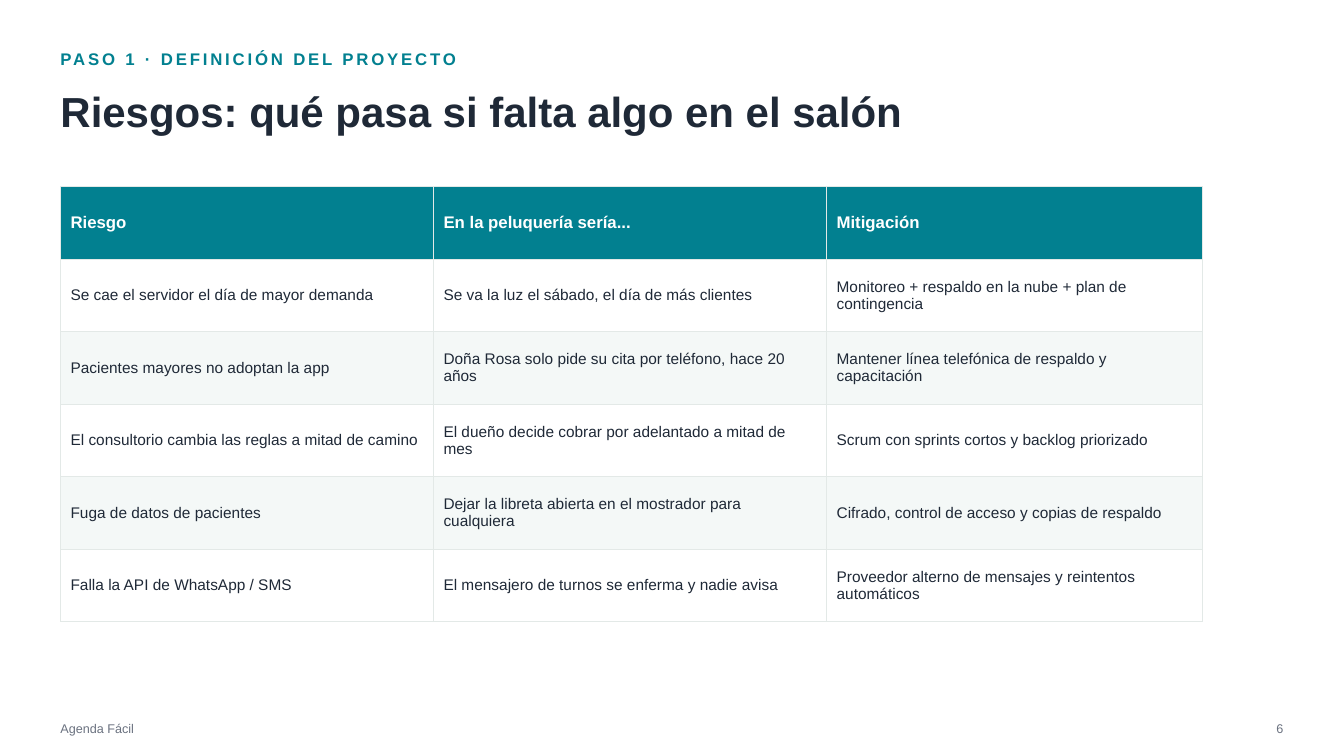
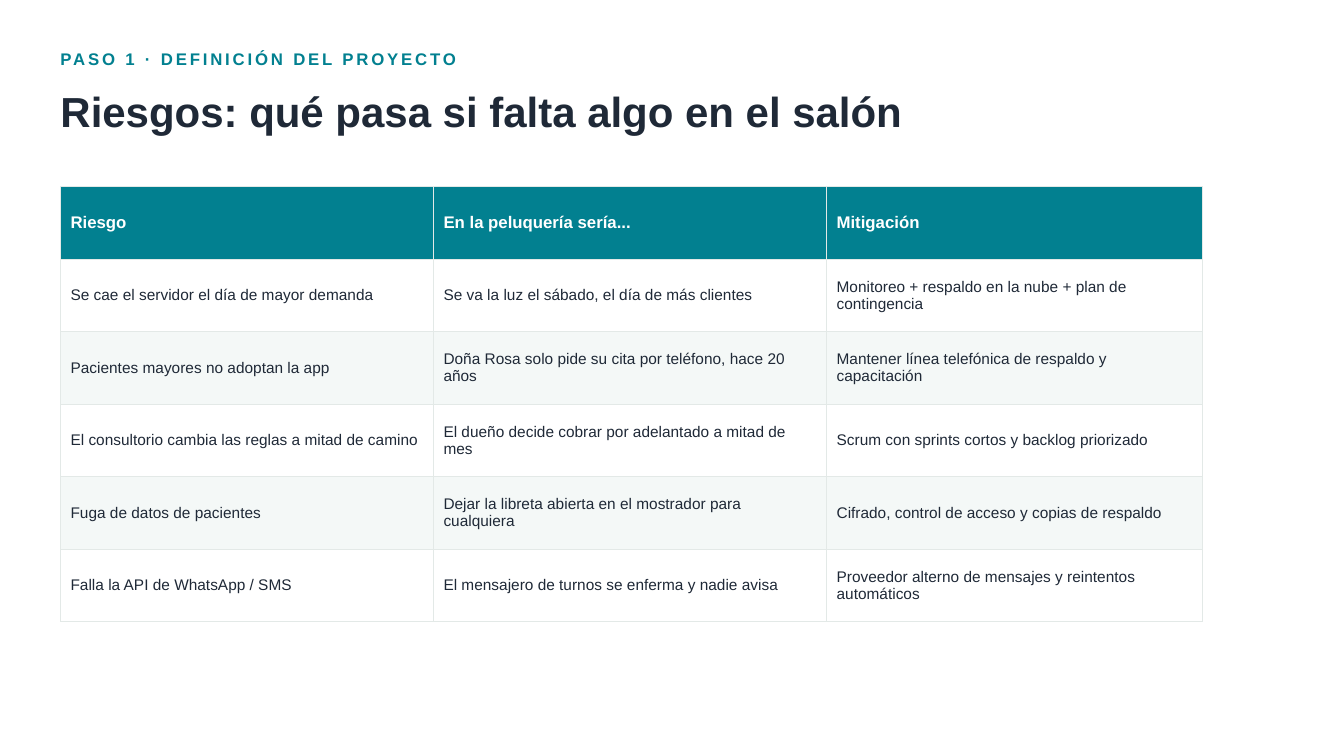
Before and after one commit to sealqui/agenda-facil, a slide deck: slide 7 of Agenda_Facil_Presentacion.pptx. Drawn at 1344x756 pixels with LibreOffice and Linux fonts; fonts in the diff are those of the drawing. Boxes give left, top, right and bottom in pixels: in the first picture for what was removed or moved away, otherwise in the second. Text is boxed around its words. In the diff, an @@ line names an element or a change of style, - is before the commit and + after.

```diff
--- a/Agenda_Facil_Presentacion.pptx
+++ b/Agenda_Facil_Presentacion.pptx
@@ text removed at [60,723,134,736] @@
-Agenda Fácil
@@ text removed at [1276,724,1283,733] @@
-6
```
Also in this commit, not shown: 15 other slides changed, 1 other file.
